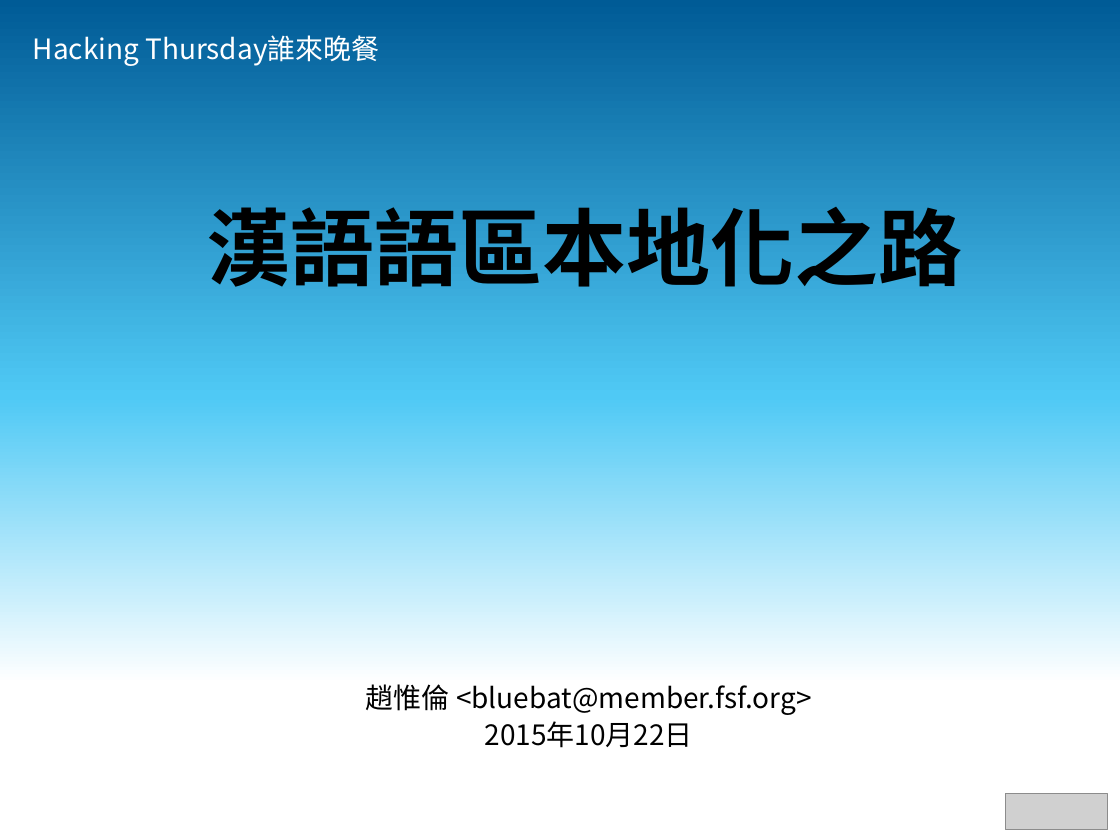
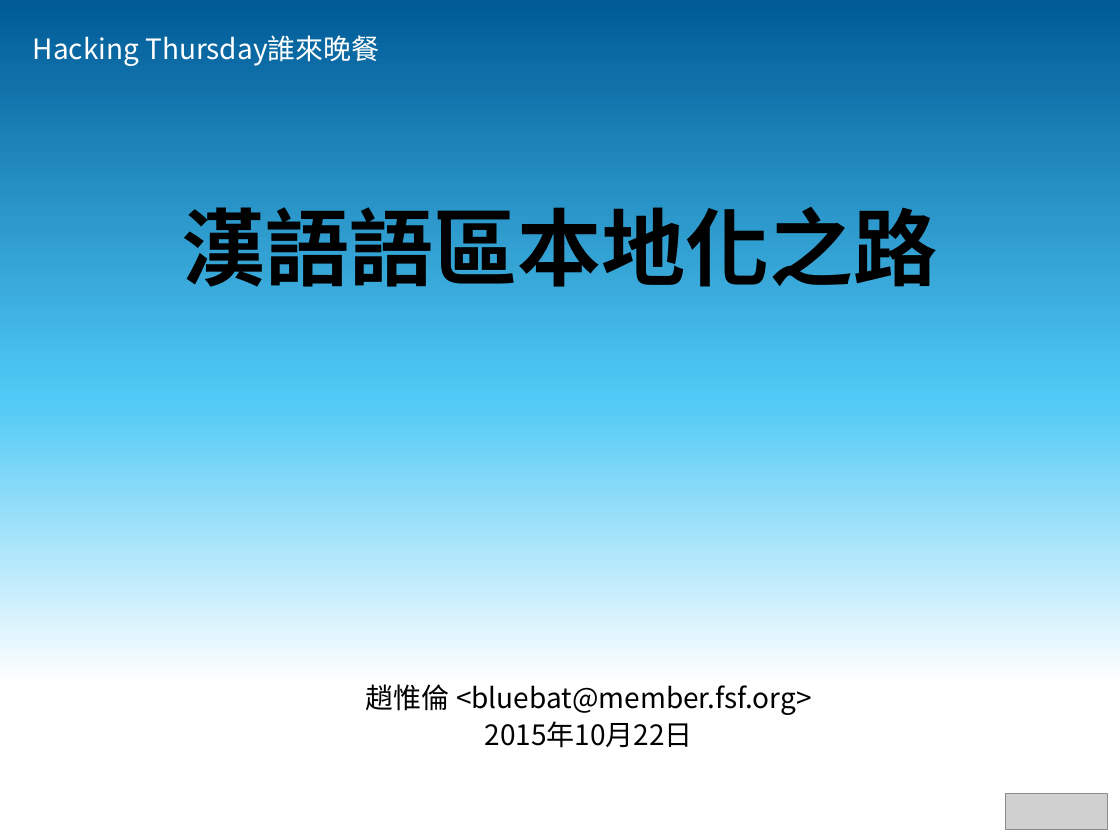
Before and after one commit to bluebat/.presentations, a slide deck: slide 1 of path-of-chinese-localization.odp. Drawn at 1120x840 pixels with LibreOffice and Linux fonts; fonts in the diff are those of the drawing; grey boxes stand for pictures; background and template pictures are left out. Boxes give left, top, right and bottom in pixels: in the first picture for what was removed or moved away, otherwise in the second. Text is boxed around its words. In the diff, an @@ line names an element or a change of style, - is before the commit and + after.

```diff
--- a/path-of-chinese-localization.odp
+++ b/path-of-chinese-localization.odp
@@ title "漢語語區本地化之路": place and size @@
-title "漢語語區本地化之路" at [206, 207, 962, 287]
+title "漢語語區本地化之路" at [182, 207, 938, 287]
```
Also in this commit, not shown: 6 other files.
